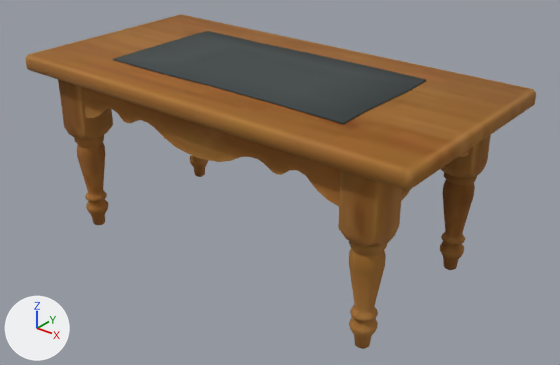
A saved change to the glTF model app/static/room/models/f13081.glb.
The view is the same before and after, from a camera (50 mm lens) standing at (20.4, -24.4, 18.6) and looking at (0.8, 0.1, 3.4). Every picture has the same lights, and +X, +Y and +Z are marked at lower left. The first picture is the older version. Where no turn or scale is listed for an object, it has been applied to the vertices. Vertices at exactly the same position are counted once.

Script lines for the objects in view, before the commit:
```python
me_mesh_0 = bpy.data.meshes.new('Mesh_0')
me_mesh_0.from_pydata(...)  # 1282 vertices, 2380 faces; spans x 0.0..20.0, y -10.0..0.0, z 0.0..8.6
# faces by material slot: [2284, 96]
me_mesh_0.materials.append(mat_mrebody)
me_mesh_0.materials.append(mat_mrefabric)
ob_mesh_0 = bpy.data.objects.new('Mesh_0', me_mesh_0)
ob_mesh_0.location = (-10.0, 4.99, 0.0)
```
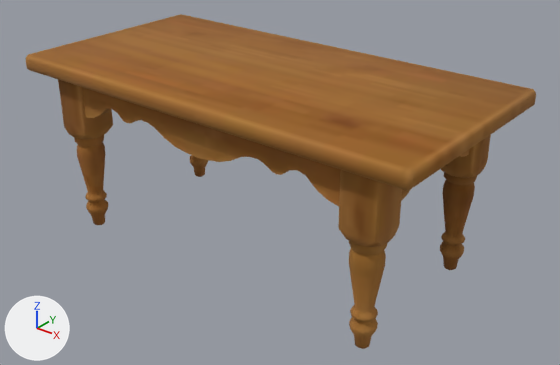
Pixel boxes [x1, y1, x2, y2] of what changed, in the pictures (560 x 365 px):
```json
{"part": 1, "of": "me_mesh_0", "change": "deleted", "before": [113, 31, 426, 124]}
```

Edits to the scene script, one JSON object a line:
```json
{"block": "me_mesh_0", "where": "# used by ob_mesh_0; location = (-10.0, 4.99, 0.0)"}
{"op": "remove", "block": "me_mesh_0", "code": "me_mesh_0.from_pydata(...)  # 1282 vertices, 2380 faces; spans x 0.0..20.0, y -10.0..0.0, z 0.0..8.6"}
{"op": "add", "block": "me_mesh_0", "code": "me_mesh_0.from_pydata(...)  # 1232 vertices, 2284 faces; spans x 0.0..20.0, y -10.0..0.0, z 0.0..8.5"}
{"block": "me_mesh_0", "change": "me_mesh_0 part 1: the loose piece of 50 vertices spanning x 3.8..16.1, y -8.0..-1.9, z 8.5..8.6 is deleted"}
{"op": "remove", "block": "me_mesh_0", "code": "me_mesh_0.materials.append(mat_mrefabric)"}
```
